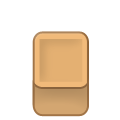
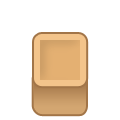
Before/after of a 120x120 layered artwork. What changed in the layer stack:
painted on "Фигура 2" over [39, 39, 83, 82]
added layer "Фигура 3" above "Градиентная заливка 1" over [32, 32, 89, 89]
added layer "Градиентная заливка 1" above "Фигура 1 (копия)" over [34, 80, 86, 107]
painted on "Фигура 1 (копия)" over [31, 77, 89, 116]
hid "Фигура 1", painted on it over [31, 31, 89, 114]
